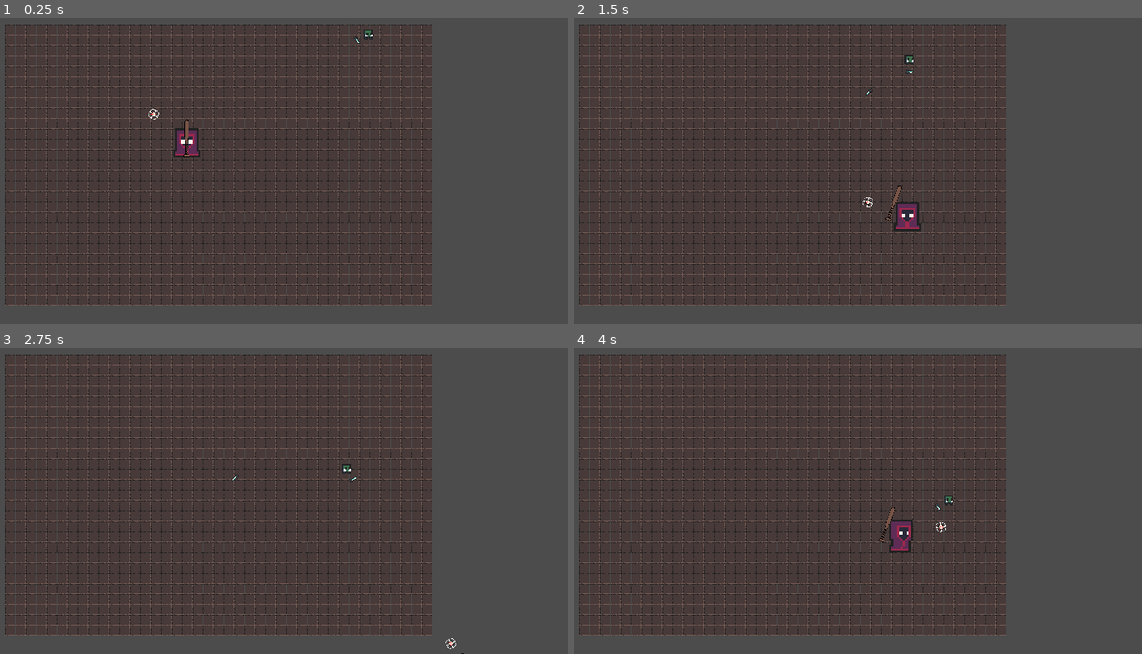
Above: before the commit, frames 1-4 (two rows, left to right).
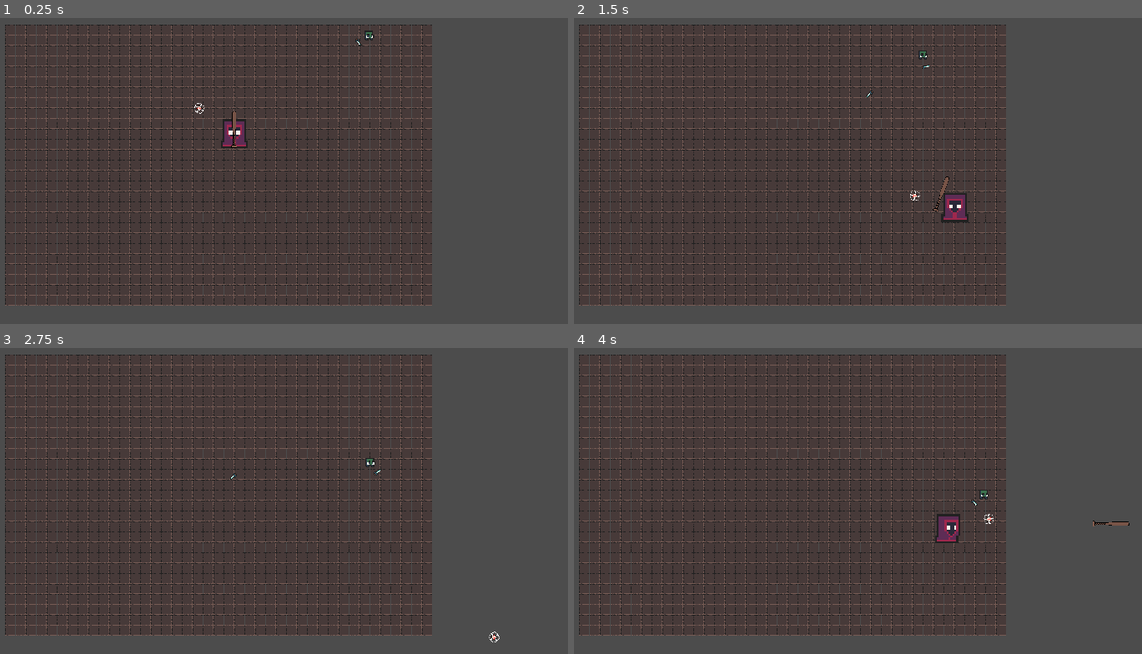
Above: after the commit, the same moments.

Repository: Kiingst/Dont-Bring-a-Bat-to-Gun-Fight
Game: Godot game, scene res://Assets/Levels/Level_Script/Level.tscn
Two runs of this game, one before a commit and one after it. Both use one fixed random seed, a clock stepped at 60 frames per second and the inputs below.
Inputs (mouse positions are in pixels of both pictures, inside the frame that each line leads up to):
- Up to frame 1 (0.25 s): no input
- Up to frame 2 (1.5 s): tap Enter at 0.5 s; move the mouse to (954, 109) at 0.52 s; press the mouse at (954, 109) at 0.53 s; hold D (Move_Right) 0.53-1.28 s; move the mouse to (676, 149) at 1.27 s; release the mouse at (676, 149) at 1.28 s; hold S (Move_Down) from 1.28 s (still down); tap Space (Roll) at 1.35 s
- Up to frame 3 (2.75 s): click (102, 479) at 1.55 s; move the mouse to (301, 372) at 2.02 s; release S (Move_Down) at 2.03 s; press the mouse at (301, 372) at 2.03 s; hold D (Move_Right) from 2.03 s (still down)
- Up to frame 4 (4 s): move the mouse to (772, 537) at 2.77 s; release D (Move_Right) at 2.78 s; release the mouse at (772, 537) at 2.78 s; hold W (Move_Up) 2.78-3.53 s; click (772, 537) at 2.85 s; move the mouse to (1011, 516) at 3.52 s; press the mouse at (1011, 516) at 3.53 s; hold A (Move_Left) from 3.53 s (still down); tap Space (Roll) at 3.6 s

The runs differ from the first frame. In frame 1, 0.9% of the frame differs, in the area x 26-66%, y 3-46%; in frame 2, 1.1%, in the area x 50-70%, y 10-70%; in frame 3, 0.2%; in frame 4, 1.1%.

Commit message:
adding swing not done

Diff:
--- a/Assets/Levels/Level_Script/Level.tscn
+++ b/Assets/Levels/Level_Script/Level.tscn
@@ -23,7 +23,6 @@
 MOVE_SPEED = 100
 
 [node name="Player" parent="." instance=ExtResource( 1 )]
-position = Vector2( -73, 14 )
 Length_from_player = 14
 
 [connection signal="fire" from="Enemy_Type_2" to="." method="_on_Enemy_Type_2_fire"]
--- a/Assets/Player/Player_Script/Player.gd
+++ b/Assets/Player/Player_Script/Player.gd
@@ -45,7 +45,7 @@
 	var animation_vec = Vector2()
 
 
-
+	print($Cross_Hair/Position2D.position)
 
 
 	var look_vec = get_global_mouse_position() - global_position
@@ -107,6 +107,7 @@
 		match side:
 			1:
 				Weapon_animation_mode.travel("Gungeon_Charge_Left")
+				$Player_Weapon/Left_ChargeTime.start()
 			2:
 				pass
 			3:
@@ -136,18 +137,21 @@
 
 
 func _on_Player_Weapon_Done(anim_name):
+	print(anim_name)
 	match anim_name:
 		"Idle":
 			print("done")
 			pass
 		"Gungeon_Charge_Left":
+			print("starting Swing")
 			var track_id = swing_left.find_track("Player_Weapon:position")
 			var key_id = swing_left.track_find_key(1, 0.2, false)
-			swing_left.track_set_key_value(track_id, key_id, $Cross_Hair/Position2D.global_position)
+			swing_left.track_set_key_value(track_id, key_id, $Cross_Hair/Position2D.position)
 			Weapon_animation_mode.travel("Gungeon_Swing_Left")
 		"Gungeon_Charge_Right":
 			pass
 		"Gungeon_Swing_Left":
+			print("done swinging")
 			Weapon_animation_mode.travel("Idle")
 		"Gungeon_Swing_Right":
 			pass
--- a/Assets/Player/Player_Script/Player.tscn
+++ b/Assets/Player/Player_Script/Player.tscn
@@ -388,7 +388,6 @@
 
 [node name="Position2D" type="Position2D" parent="Cross_Hair"]
 position = Vector2( 250, 0 )
-scale = Vector2( 1.00224, 1 )
 
 [node name="Player_Weapon" parent="." instance=ExtResource( 2 )]
 
--- a/Assets/Player/Player_Script/Player_Weapon.gd
+++ b/Assets/Player/Player_Script/Player_Weapon.gd
@@ -18,3 +18,11 @@
 
 func _on_AnimationPlayer_animation_finished(anim_name):
 		emit_signal("Done", anim_name)
+
+
+func _on_ChargeTime_timeout():
+	emit_signal("Done", "Gungeon_Charge_Left")
+
+
+func _on_Right_ChargeTime_timeout():
+	emit_signal("Done", "Gungeon_Charge_Right")
--- a/Assets/Player/Player_Script/Player_Weapon.tscn
+++ b/Assets/Player/Player_Script/Player_Weapon.tscn
@@ -333,7 +333,7 @@
 
 [sub_resource type="AnimationNodeStateMachine" id=10]
 states/Gungeon_Charge_Left/node = SubResource( 15 )
-states/Gungeon_Charge_Left/position = Vector2( 734, 26 )
+states/Gungeon_Charge_Left/position = Vector2( 737, 26 )
 states/Gungeon_Charge_Right/node = SubResource( 16 )
 states/Gungeon_Charge_Right/position = Vector2( 790, 165 )
 states/Gungeon_Swing_Left/node = SubResource( 17 )
@@ -381,7 +381,12 @@
 active = true
 parameters/playback = SubResource( 11 )
 
-[node name="ChargeTime" type="Timer" parent="."]
+[node name="Left_ChargeTime" type="Timer" parent="."]
 wait_time = 2.0
+one_shot = true
+
+[node name="Right_ChargeTime" type="Timer" parent="."]
 
 [connection signal="animation_finished" from="AnimationPlayer" to="." method="_on_AnimationPlayer_animation_finished"]
+[connection signal="timeout" from="Left_ChargeTime" to="." method="_on_ChargeTime_timeout"]
+[connection signal="timeout" from="Right_ChargeTime" to="." method="_on_Right_ChargeTime_timeout"]
